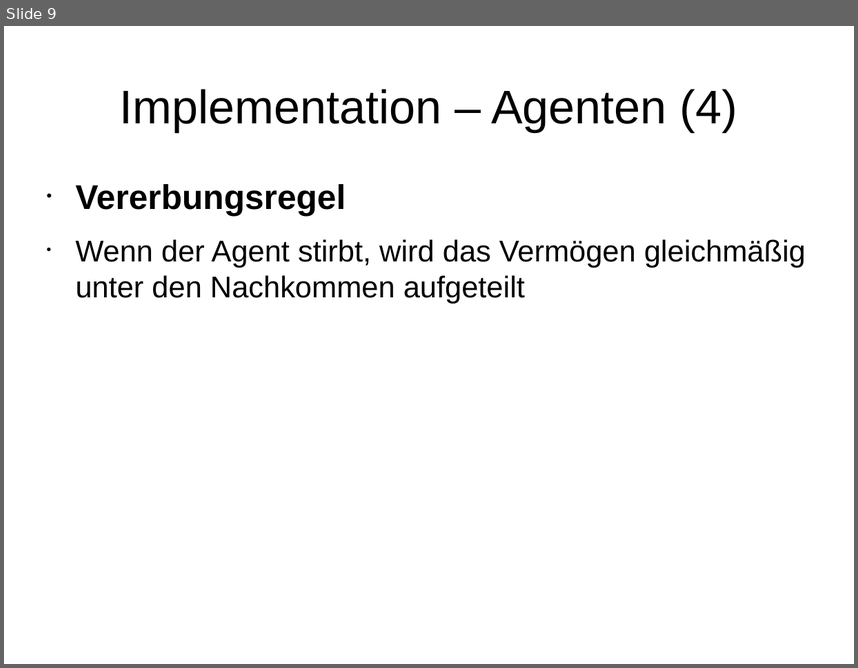
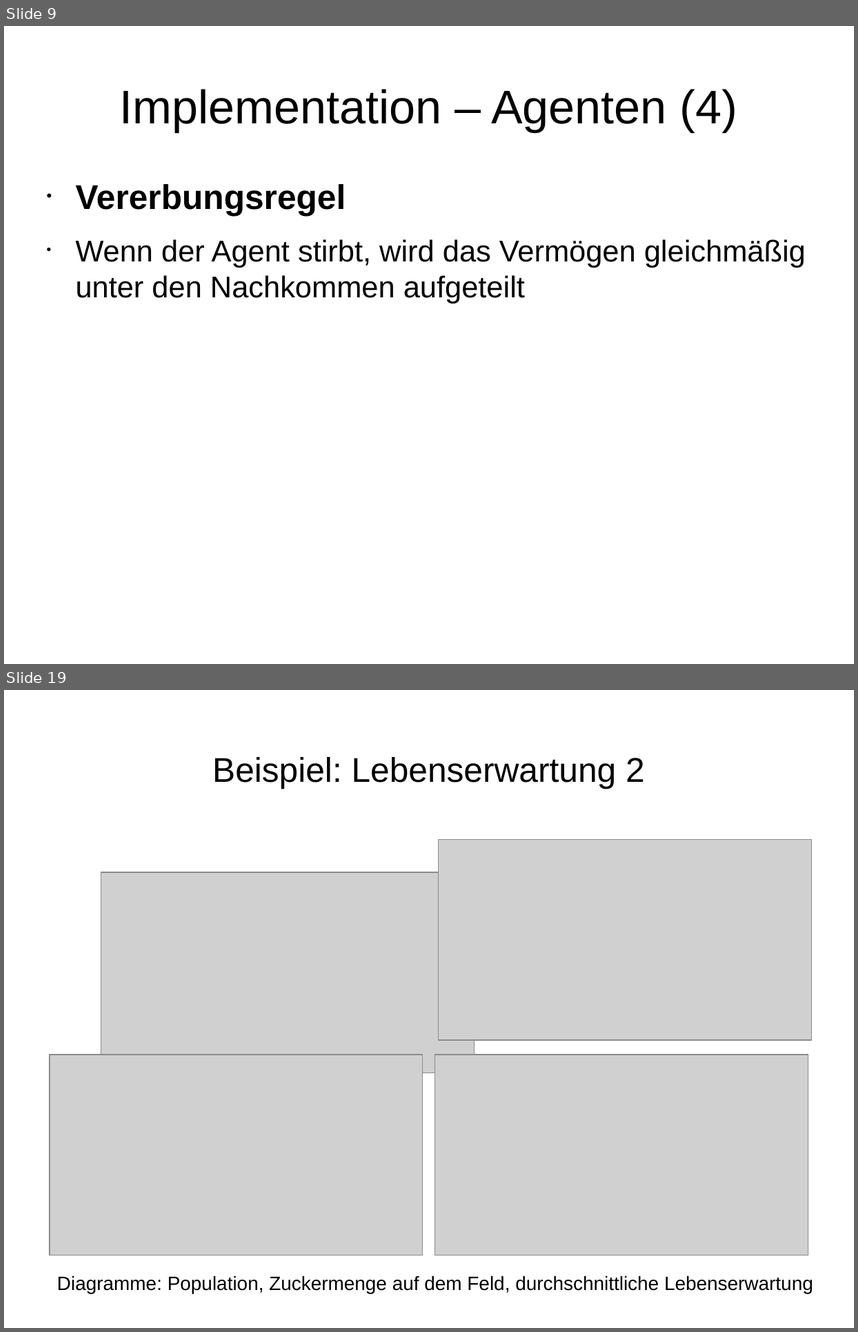
Before and after one commit to wsmirnow/Sugarscape, a slide deck: Presentation/Presentation.odp. Shown one above the other, each under a label of ours: slide 9 before the commit, slides 9 and 19 after it; the slides between them are not shown. The pictures are 858x668 and 858x1332 pixels, drawn with LibreOffice and Linux fonts; fonts in the diff are those of the drawing; grey boxes stand for pictures. Boxes give left, top, right and bottom in pixels: in the first picture for what was removed or moved away, otherwise in the second. Text is boxed around its words. In the diff, an @@ line names an element or a change of style, - is before the commit and + after.

```diff
--- a/Presentation/Presentation.odp
+++ b/Presentation/Presentation.odp
@@ slide 19 added at (4,690,854,1328), background #FFFFFF @@
@@ title added at (212,757,645,789), 32 pt, text #000000 @@
+Beispiel: Lebenserwartung 2
@@ picture added at (438,839,812,1039) @@
@@ picture added at (101,872,475,1073) @@
@@ picture added at (50,1054,423,1254) @@
@@ picture added at (435,1054,809,1254) @@
@@ text added at (57,1275,813,1293), 18 pt, text #000000 @@
+Diagramme: Population, Zuckermenge auf dem Feld, durchschnittliche Lebenserwartung
```
Also in this commit, not shown: 9 other slides added.
